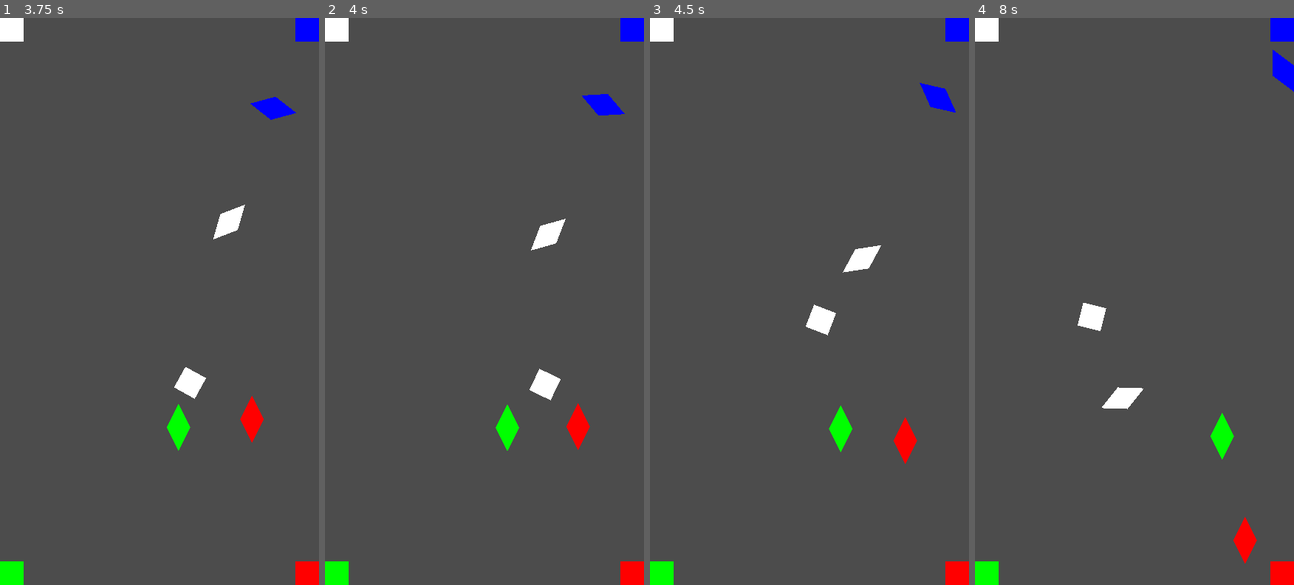
Above: before the commit, frames 1-4 (left to right).
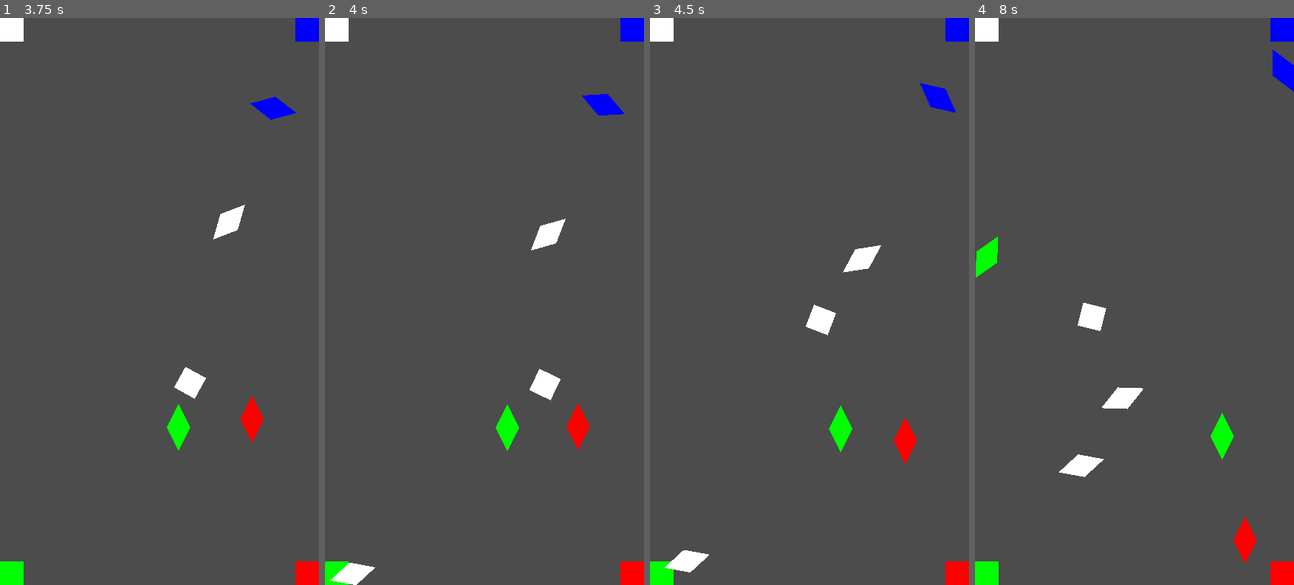
Above: after the commit, the same moments.

Repository: Kiel97/easy-jam-8bits-to-infinity
Game: Godot game, scene res://Game.tscn
Same seed, same stepped clock (60 frames per second), same inputs: the game is played once before the commit and once after it.
Inputs (mouse positions are in pixels of both pictures, inside the frame that each line leads up to):
- Up to frame 1 (3.75 s): move the mouse to (229, 273) at 0.52 s; move the mouse to (95, 329) at 1.27 s; move the mouse to (191, 176) at 2.02 s; move the mouse to (143, 414) at 2.77 s; move the mouse to (255, 386) at 3.52 s
- Up to frame 2 (4 s): no input
- Up to frame 3 (4.5 s): move the mouse to (713, 216) at 4.27 s
- Up to frame 4 (8 s): move the mouse to (1150, 301) at 5.02 s; move the mouse to (1086, 159) at 5.77 s; move the mouse to (1204, 273) at 6.52 s; move the mouse to (1070, 329) at 7.27 s

Frame 1 is identical in both runs. In frame 2, 0.3% of the frame differs, in the area x 1-16%, y 96-100%; in frame 3, 0.3%; in frame 4, 0.6%, in the area x 0-41%, y 38-81%.

Commit message:
Added basic generator (still buggy)

Diff:
--- a/Bin.gd
+++ b/Bin.gd
@@ -9,7 +9,7 @@
 
 func _on_Bin_body_entered(body):
 	if body.is_in_group("shard"):
-		if body.get_color() == $Sprite.modulate:
+		if body.get_color() == $Sprite.modulate and not body.dormant:
 			emit_signal("shard_collected")
 			body.queue_free()
 		elif not body.dormant:
--- a/Game.gd
+++ b/Game.gd
@@ -9,6 +9,8 @@
 
 onready var accXlabel: Label = $CanvasLayer/ACCValues/X
 onready var accYlabel: Label = $CanvasLayer/ACCValues/Y
+
+export var junks: Array = [load("res://Shard.tscn")]
 
 func _ready():
 	randomize()
@@ -30,5 +32,19 @@
 
 func _on_Bin_wrong_color():
 	print("Game over")
-	$Player.queue_free()
+	if ($Player):
+		$Player.queue_free()
 	print("Your score is: ", score)
+
+func _on_JunkTimer_timeout():
+	$JunkGenerator/JunkPath/JunkPathSpawner.offset = randi()
+	var junk = junks[randi() % junks.size()].instance()
+	$Junk.add_child(junk)
+	var direction = $JunkGenerator/JunkPath/JunkPathSpawner.rotation + PI / 2
+	junk.position = $JunkGenerator/JunkPath/JunkPathSpawner.position
+	direction += rand_range(-PI / 4, PI / 4)
+	junk.rotation = direction
+	junk.randomize_color()
+#	junk.collision_mask = 11
+#	yield(get_tree().create_timer(3.0), "timeout")
+#	junk.collision_mask = 15
--- a/Game.tscn
+++ b/Game.tscn
@@ -13,11 +13,15 @@
 
 [sub_resource type="Curve2D" id=3]
 _data = {
-"points": PoolVector2Array(  )
+"points": PoolVector2Array( 0, 0, 0, 0, 4, 4, 0, 0, 0, 0, 4, 188, 0, 0, 0, 0, 104, 188, 0, 0, 0, 0, 104, 4, 0, 0, 0, 0, 4, 4 )
 }
 
 [node name="Game" type="Node2D"]
 script = ExtResource( 2 )
+__meta__ = {
+"_edit_group_": true
+}
+junks = [ ExtResource( 3 ) ]
 
 [node name="Bins" type="Node2D" parent="."]
 
@@ -46,6 +50,7 @@
 [node name="NorthBorder" type="StaticBody2D" parent="Borders"]
 position = Vector2( 56, -20 )
 collision_layer = 4
+collision_mask = 3
 
 [node name="CollisionShape2D" type="CollisionShape2D" parent="Borders/NorthBorder"]
 rotation = 3.14159
@@ -58,6 +63,7 @@
 [node name="SouthBorder" type="StaticBody2D" parent="Borders"]
 position = Vector2( 56, 212 )
 collision_layer = 4
+collision_mask = 3
 
 [node name="CollisionShape2D2" type="CollisionShape2D" parent="Borders/SouthBorder"]
 shape = SubResource( 1 )
@@ -70,6 +76,7 @@
 [node name="WestBorder" type="StaticBody2D" parent="Borders"]
 position = Vector2( -20, 96 )
 collision_layer = 4
+collision_mask = 3
 
 [node name="CollisionShape2D3" type="CollisionShape2D" parent="Borders/WestBorder"]
 rotation = -4.71238
@@ -82,6 +89,7 @@
 [node name="EastBorder" type="StaticBody2D" parent="Borders"]
 position = Vector2( 128, 96 )
 collision_layer = 4
+collision_mask = 3
 
 [node name="CollisionShape2D4" type="CollisionShape2D" parent="Borders/EastBorder"]
 rotation = -1.57079
@@ -95,9 +103,14 @@
 
 [node name="JunkTimer" type="Timer" parent="JunkGenerator"]
 wait_time = 4.0
+autostart = true
 
-[node name="Path2D" type="Path2D" parent="JunkGenerator"]
+[node name="JunkPath" type="Path2D" parent="JunkGenerator"]
 curve = SubResource( 3 )
+
+[node name="JunkPathSpawner" type="PathFollow2D" parent="JunkGenerator/JunkPath"]
+position = Vector2( 4, 4 )
+rotation = 1.5708
 
 [node name="Junk" type="Node2D" parent="."]
 
@@ -159,3 +172,4 @@
 [connection signal="wrong_color" from="Bins/RedBin" to="." method="_on_Bin_wrong_color"]
 [connection signal="shard_collected" from="Bins/GreenBin" to="." method="_on_Bin_shard_collected"]
 [connection signal="wrong_color" from="Bins/GreenBin" to="." method="_on_Bin_wrong_color"]
+[connection signal="timeout" from="JunkGenerator/JunkTimer" to="." method="_on_JunkTimer_timeout"]
--- a/Shard.gd
+++ b/Shard.gd
@@ -3,6 +3,13 @@
 export var red: bool = true setget set_red
 export var green: bool = true setget set_green
 export var blue: bool = true setget set_blue
+
+var AVAILABLE_COLORS = {
+	"Red": [1, 0, 0],
+	"Green": [0, 1, 0],
+	"Blue": [0, 0, 1],
+	"White": [1, 1, 1]
+}
 
 var dormant_velocity: Vector2
 var dormant = true
@@ -38,8 +45,14 @@
 func update_color():
 	$Polygon2D.modulate = Color(float(red), float(green), float(blue))
 
+func randomize_dormant_velocity():
+	dormant_velocity = Vector2(rand_range(-10,10), rand_range(-10,10))
+
+func randomize_color():
+	var chosen = AVAILABLE_COLORS.values()[randi() % AVAILABLE_COLORS.size()]
+	self.red = chosen[0]
+	self.green = chosen[1]
+	self.blue = chosen[2]
+
 func get_color() -> Color:
 	return Color(float(red), float(green), float(blue))
-
-func randomize_dormant_velocity():
-	dormant_velocity = Vector2(rand_range(-10,10), rand_range(-10,10))
